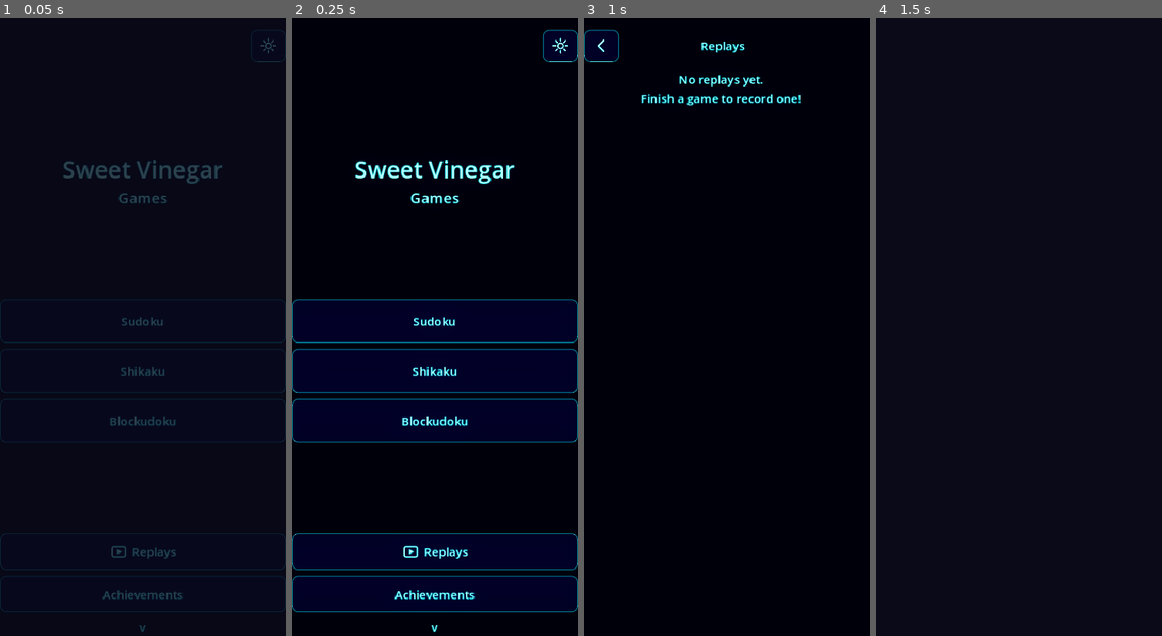
Above: before the commit, frames 1-4 (left to right).
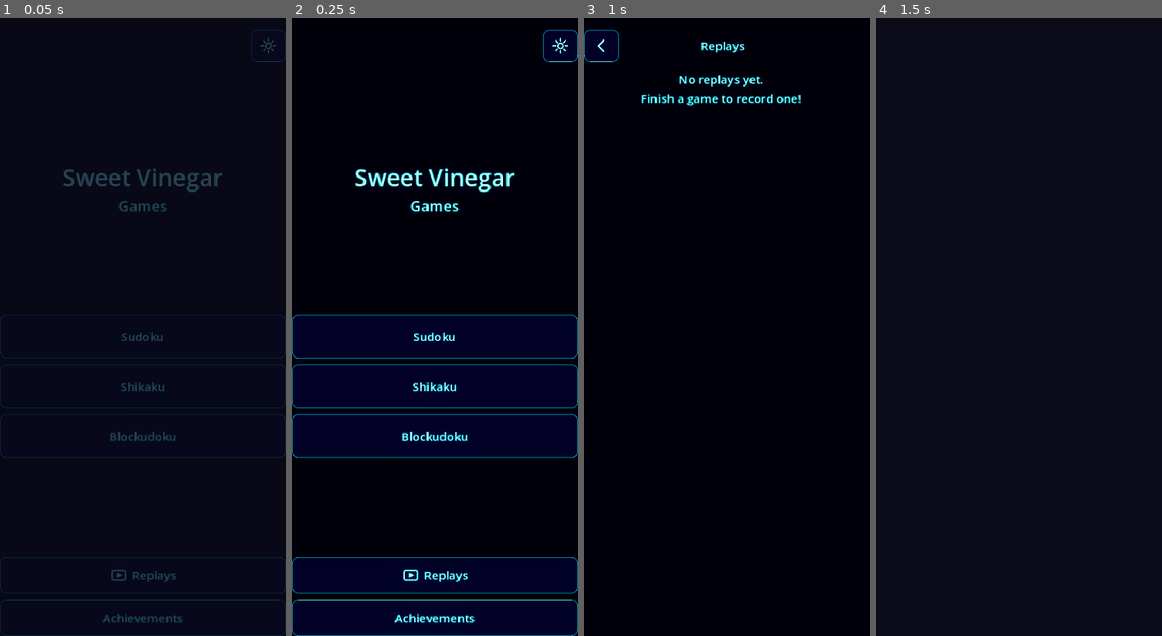
Above: after the commit, the same moments.

Repository: mchambers-mojang/sweet-vinegar-games
Game: Godot game, scene res://scenes/game_picker.tscn
The game is run twice, just before and just after one commit, with the same random seed, the same clock (stepped at 60 frames per second) and the same inputs.
Inputs (mouse positions are in pixels of both pictures, inside the frame that each line leads up to; where the layout moved, square brackets give the same spot in the first picture):
- Up to frame 1 (0.05 s): no input
- Up to frame 2 (0.25 s): no input
- Up to frame 3 (1 s): click (727, 574) [727, 549] at 0.5 s
- Up to frame 4 (1.5 s): click (893, 48) at 1.25 s

The runs differ from the first frame. In frame 1, 3.8% of the frame differs, in the area x 0-100%, y 23-100%; in frame 2, 23%, in the area x 0-100%, y 22-100%; in frame 3, nothing differs; in frame 4, nothing differs.

Commit message:
Hide debug overlay behind harder gestures
- Remove version label from main menu (was showing useless 'vdev')
- Debug trigger moved to 7 rapid taps on title (was 3 taps on version)
- Mobile: require 4-finger tap (was 3)
- Remove shake-to-debug (too easy to trigger accidentally)
- Keyboard: F12 or Ctrl+Shift+D (removed backtick)
- Works globally from any screen (games, replays, menus)

Co-authored-by: Copilot <223556219+Copilot@users.noreply.github.com>

Diff:
--- a/scenes/game_picker.tscn
+++ b/scenes/game_picker.tscn
@@ -97,10 +97,3 @@
 layout_mode = 2
 custom_minimum_size = Vector2(0, 50)
 text = "Achievements"
-
-[node name="VersionLabel" type="Label" parent="MarginContainer/VBoxContainer"]
-unique_name_in_owner = true
-layout_mode = 2
-text = "vdev"
-horizontal_alignment = 1
-mouse_filter = 0
--- a/scripts/autoload/debug_overlay.gd
+++ b/scripts/autoload/debug_overlay.gd
@@ -2,15 +2,10 @@
 
 const MAX_ANALYTICS_EVENTS := 8
 const VERSION_TAP_WINDOW_SEC := 0.8
-const SHAKE_COOLDOWN_SEC := 1.2
-const SHAKE_DELTA_THRESHOLD := 12.0
 
 var _enabled: bool = false
 var _overlay_active: bool = false
 var _version_taps: Array[float] = []
-var _last_shake_time: float = -100.0
-var _has_last_accel: bool = false
-var _last_accel: Vector3 = Vector3.ZERO
 var _touch_points: Dictionary = {} # id -> Vector2
 var _analytics_tail: Array[String] = []
 var _last_scene_path: String = ""
@@ -50,7 +45,7 @@
 	_version_taps.append(now)
 	while _version_taps.size() > 0 and now - _version_taps[0] > VERSION_TAP_WINDOW_SEC:
 		_version_taps.remove_at(0)
-	if _version_taps.size() >= 3:
+	if _version_taps.size() >= 7:
 		_version_taps.clear()
 		_toggle_overlay("version_tap")
 
@@ -68,11 +63,11 @@
 	if not _enabled:
 		return
 
-	# Global keyboard shortcut: F12 or backtick to toggle debug overlay
+	# Global keyboard shortcut: Ctrl+Shift+D or F12 to toggle debug overlay
 	if event is InputEventKey:
 		var key := event as InputEventKey
 		if key.pressed and not key.echo:
-			if key.keycode == KEY_F12 or key.keycode == KEY_QUOTELEFT:
+			if key.keycode == KEY_F12 or (key.keycode == KEY_D and key.ctrl_pressed and key.shift_pressed):
 				_toggle_overlay("keyboard")
 				get_viewport().set_input_as_handled()
 				return
@@ -81,9 +76,9 @@
 		var st := event as InputEventScreenTouch
 		if st.pressed:
 			_touch_points[st.index] = st.position
-			# 3-finger tap toggles debug overlay on mobile
-			if _touch_points.size() >= 3:
-				_toggle_overlay("three_finger_tap")
+			# 4-finger tap toggles debug overlay on mobile
+			if _touch_points.size() >= 4:
+				_toggle_overlay("four_finger_tap")
 		else:
 			_touch_points.erase(st.index)
 	elif event is InputEventScreenDrag:
@@ -105,26 +100,11 @@
 	if not _enabled:
 		return
 
-	_detect_shake()
 	_track_scene_changes()
 
 	if _overlay_active:
 		_refresh_overlay_text()
 		_draw_layer.queue_redraw()
-
-
-func _detect_shake() -> void:
-	if not OS.has_feature("mobile"):
-		return
-	var now := Time.get_ticks_msec() / 1000.0
-	var accel := Input.get_accelerometer()
-	if _has_last_accel:
-		var delta := (accel - _last_accel).length()
-		if delta >= SHAKE_DELTA_THRESHOLD and now - _last_shake_time >= SHAKE_COOLDOWN_SEC:
-			_last_shake_time = now
-			_toggle_overlay("shake")
-	_last_accel = accel
-	_has_last_accel = true
 
 
 func _track_scene_changes() -> void:
--- a/scripts/game_picker.gd
+++ b/scripts/game_picker.gd
@@ -10,7 +10,6 @@
 @onready var settings_button: Button = %SettingsButton
 @onready var replays_button: Button = %ReplaysButton
 @onready var achievements_button: Button = %AchievementsButton
-@onready var version_label: Label = %VersionLabel
 
 
 func _ready() -> void:
@@ -34,8 +33,9 @@
 	replays_button.pressed.connect(func() -> void:
 		SceneTransition.transition_to("res://scenes/replays.tscn")
 	)
-	version_label.text = "v%s" % ProjectSettings.get_setting("application/config/version", "dev")
-	version_label.gui_input.connect(_on_version_label_gui_input)
+	# Hidden debug trigger: 7 rapid taps on the title
+	title_label.mouse_filter = Control.MOUSE_FILTER_STOP
+	title_label.gui_input.connect(_on_title_gui_input)
 	_apply_theme()
 	ThemeManager.theme_changed.connect(func(_d: bool) -> void: _apply_theme())
 
@@ -50,7 +50,7 @@
 	add_theme_stylebox_override("panel", style)
 
 
-func _on_version_label_gui_input(event: InputEvent) -> void:
+func _on_title_gui_input(event: InputEvent) -> void:
 	if event is InputEventMouseButton:
 		var mb := event as InputEventMouseButton
 		if mb.button_index == MOUSE_BUTTON_LEFT and not mb.pressed:
